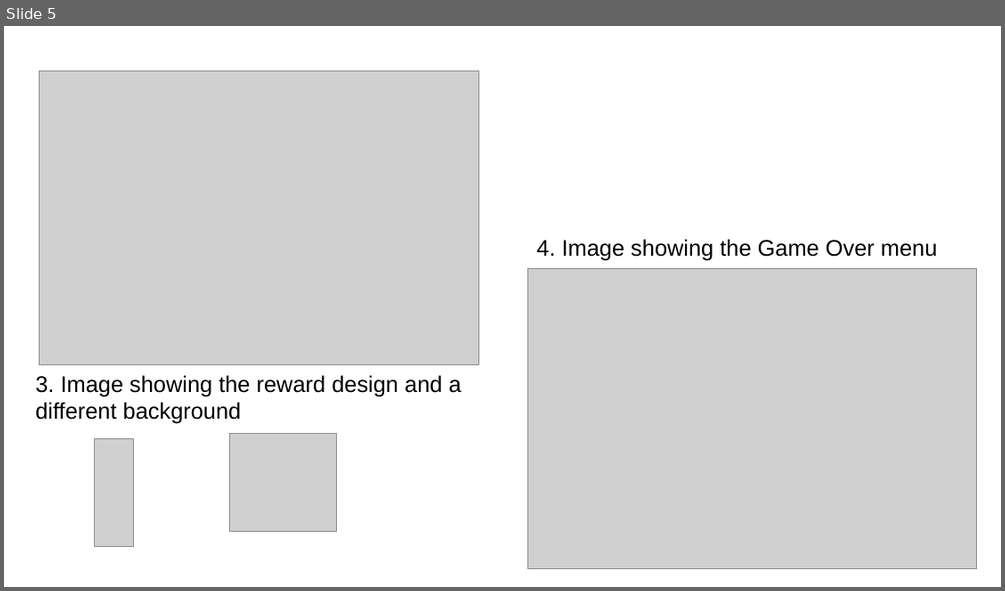
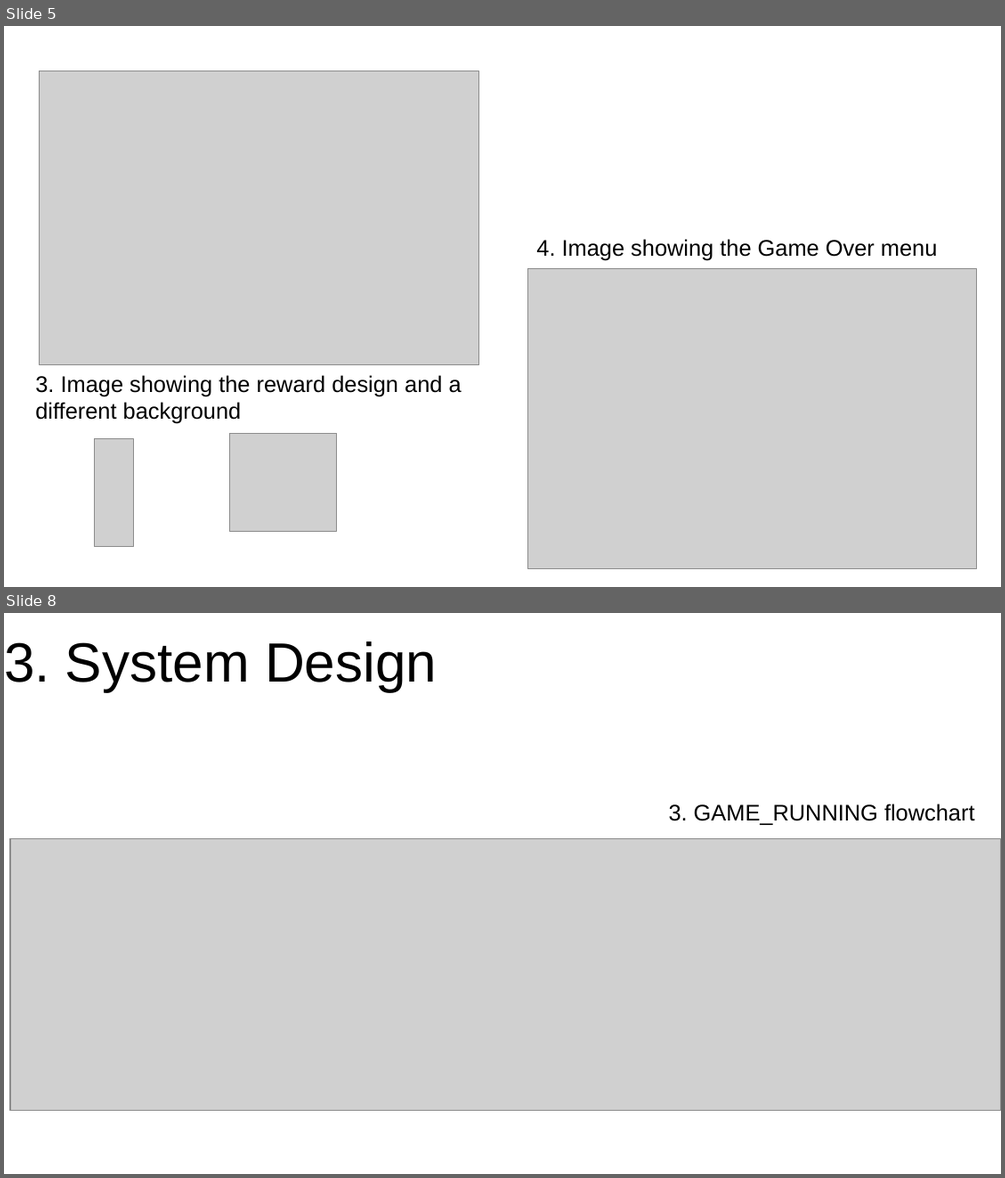
Before and after one commit to kaloyanMilev13/SpaceGame, a slide deck: doc/design/design_presentation.odp. Shown one above the other, each under a label of ours: slide 5 before the commit, slides 5 and 8 after it; the slides between them are not shown. The pictures are 1005x591 and 1005x1178 pixels, drawn with LibreOffice and Linux fonts; fonts in the diff are those of the drawing; grey boxes stand for pictures. Boxes give left, top, right and bottom in pixels: in the first picture for what was removed or moved away, otherwise in the second. Text is boxed around its words. In the diff, an @@ line names an element or a change of style, - is before the commit and + after.

Commit message:
Added shield power-up, improved collisions, and polished game menus

```diff
--- a/doc/design/design_presentation.odp
+++ b/doc/design/design_presentation.odp
@@ slide 8 added at [4, 613, 1001, 1174], background #FFFFFF @@
@@ title added at [4, 641, 437, 691], 44 pt, text #000000 @@
+3. System Design
@@ text added at [669, 803, 975, 825], 18 pt, text #000000 @@
+3. GAME_RUNNING flowchart
@@ picture added at [10, 839, 1001, 1111] @@
```
Also in this commit, not shown: 2 slides changed, 6 other slides added, 1 slide removed, 23 other files.
